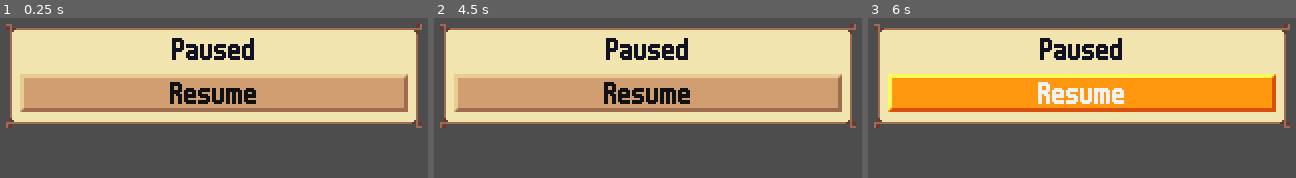
Above: before the commit, frames 1-3 (left to right).
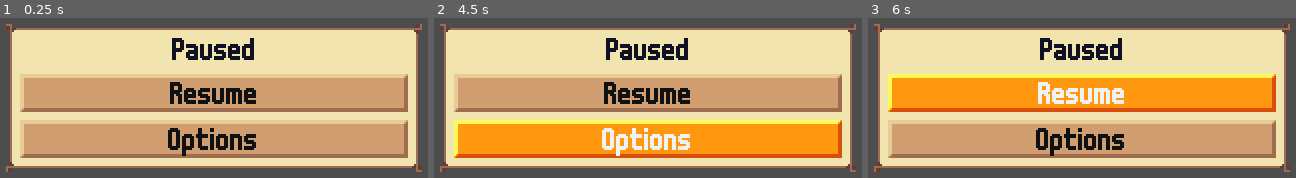
Above: after the commit, the same moments.

Repository: krobbi/afrogalypse
Game: Godot game, scene res://gui/cards/pause_gui_card.tscn
The game is run twice, just before and just after one commit, with the same random seed, the same clock (stepped at 60 frames per second) and the same inputs. This scene is started directly instead of the project's main scene.
Inputs (mouse positions are in pixels of both pictures, inside the frame that each line leads up to):
- Up to frame 1 (0.25 s): no input
- Up to frame 2 (4.5 s): tap Enter at 0.5, 2, 3.5 s; move the mouse to (789, 177) at 0.52 s; hold D (steer_right) 0.53-1.28 s; tap Space (boost) at 0.6, 1.25, 2.1, 2.75, 3.6, 4.25 s; click (789, 177) at 0.67 s; move the mouse to (outside the picture) at 1.27 s; hold Shift (brake) 1.28-2.03 s; tap 0 at 1.35, 2.85, 4.35 s; move the mouse to (712, 117) at 2.02 s; hold D (steer_right) 2.03-3.53 s; move the mouse to (outside the picture) at 2.77 s; click (outside the picture) at 2.92 s; move the mouse to (outside the picture) at 3.52 s; hold A (steer_left) from 3.53 s (still down); tap Escape (pause) at 4.15 s; move the mouse to (455, 141) at 4.27 s
- Up to frame 3 (6 s): move the mouse to (outside the picture) at 5.02 s; release A (steer_left) at 5.03 s; hold Shift (brake) 5.03-5.78 s; tap Space (boost) at 5.1 s; click (outside the picture) at 5.17 s; move the mouse to (987, 106) at 5.77 s; hold D (steer_right) from 5.78 s (still down); tap 0 at 5.85 s

The runs differ from the first frame. In frame 1, 29% of the frame differs, in the area x 1-99%, y 62-97%; in frame 2, 29%; in frame 3, 29%.

Commit message:
Make options available in pause menu

Diff:
--- a/gui/cards/pause_gui_card.tscn
+++ b/gui/cards/pause_gui_card.tscn
@@ -15,4 +15,9 @@
 layout_mode = 2
 text = "button.resume"
 
+[node name="OptionsButton" type="Button" parent="VBoxContainer" index="2"]
+layout_mode = 2
+text = "button.options"
+
 [connection signal="pressed" from="VBoxContainer/ResumeButton" to="." method="resume"]
+[connection signal="pressed" from="VBoxContainer/OptionsButton" to="." method="push_card" binds= ["options"]]
